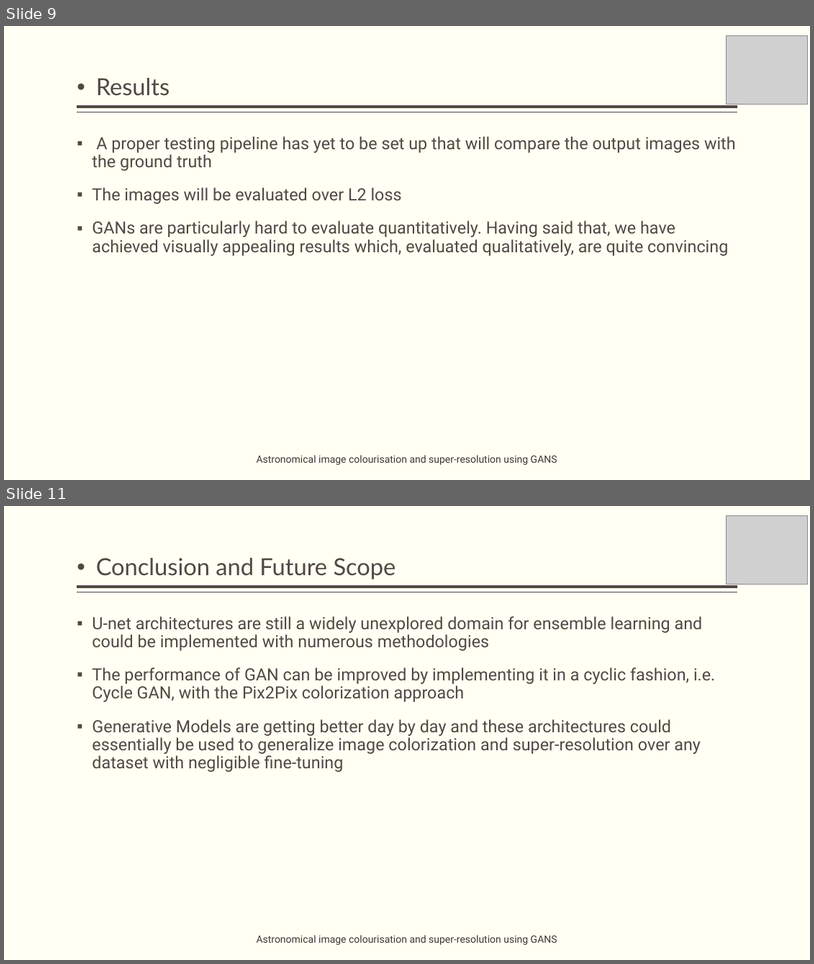
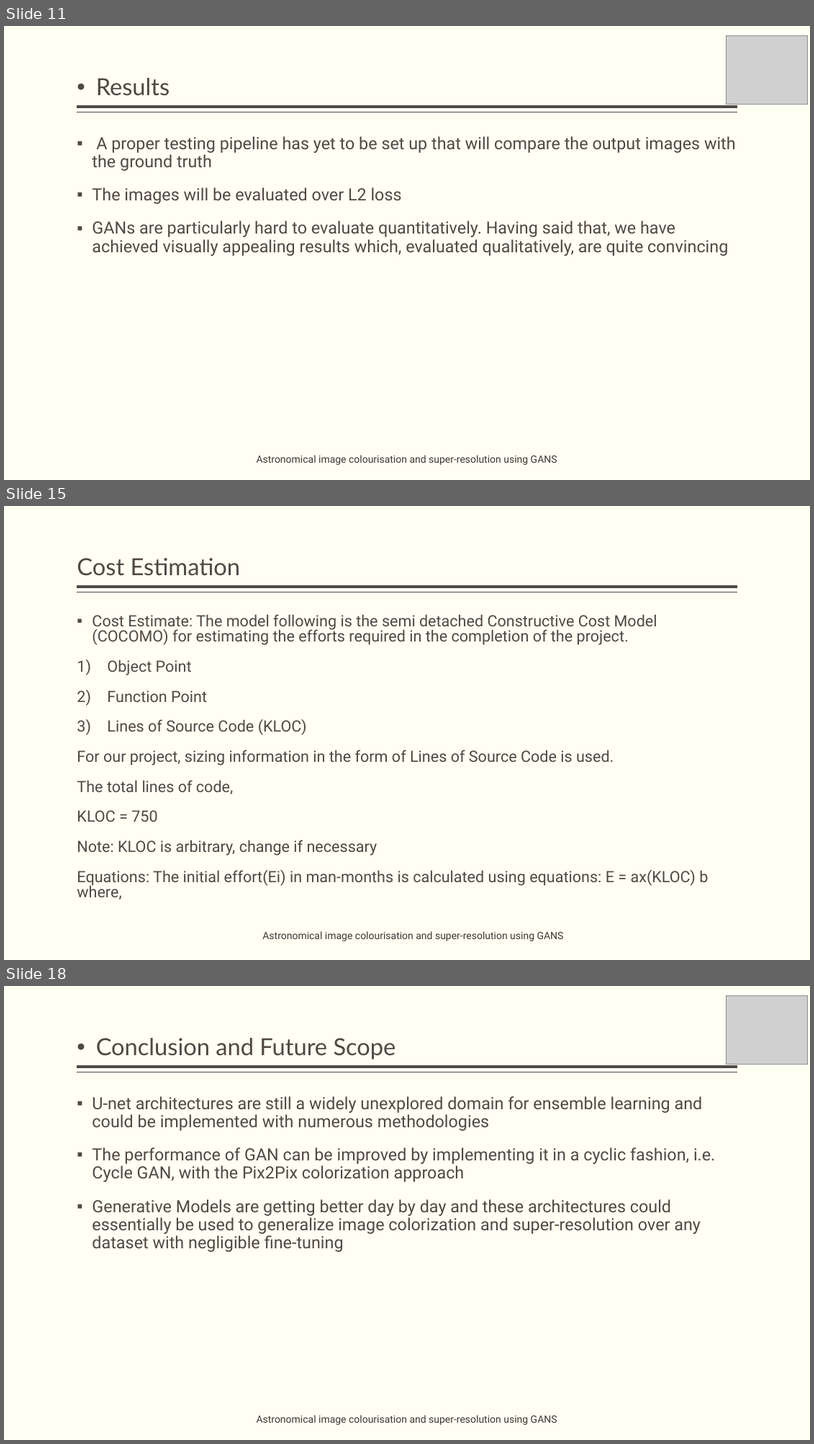
Before and after one commit to obi-wan-shinobi/Literature-Review, a slide deck: Presentation/Stage_2/stage_2_presentation.pptx. Shown one above the other, each under a label of ours: slides 9 and 11 before the commit, slides 11, 15 and 18 after it; the slides between them are not shown. The pictures are 814x964 and 814x1444 pixels, drawn with LibreOffice and Linux fonts; fonts in the diff are those of the drawing; grey boxes stand for pictures. Boxes give left, top, right and bottom in pixels: in the first picture for what was removed or moved away, otherwise in the second. Text is boxed around its words. In the diff, an @@ line names an element or a change of style, - is before the commit and + after.

```diff
--- a/Presentation/Stage_2/stage_2_presentation.pptx
+++ b/Presentation/Stage_2/stage_2_presentation.pptx
@@ slide 15 added at [4,506,810,960], background #FFFFF3; not listed: 2 template elements that a slide beside it also shows @@
@@ title added at [77,558,240,576], 28 pt, text #514843 @@
+Cost Estimation
@@ text added at [77,614,708,899], 18.5 pt, text #514843 @@
+▪ Cost Estimate: The model following is the semi detached Constructive Cost Model (COCOMO) for estimating the efforts required in the completion of the project.
+1) Object Point
+2) Function Point
+3) Lines of Source Code (KLOC)
+For our project, sizing information in the form of Lines of Source Code is used.
+The total lines of code,
+KLOC = 750
+Note: KLOC is arbitrary, change if necessary
+Equations: The initial effort(Ei) in man-months is calculated using equations: E = ax(KLOC) b where,
@@ text added at [262,931,564,941], 12 pt, text #3D3632 @@
+Astronomical image colourisation and super-resolution using GANS
@@ what was slide 9 is now slide 11 @@
@@ what was slide 11 is now slide 18 @@
```
Also in this commit, not shown: 4 slides changed, 5 other slides added, 11 other files.
